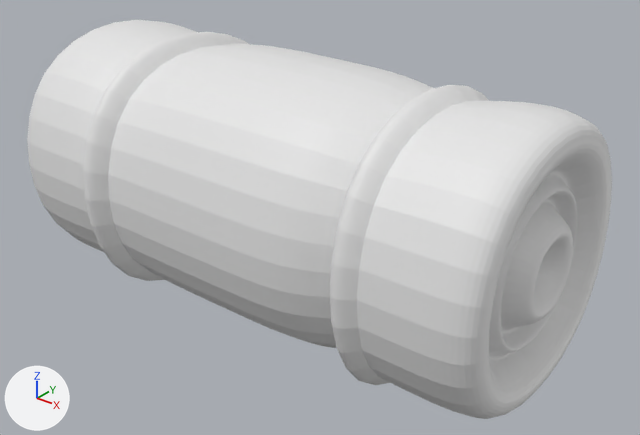
The FBX model Assets/Art/Models/SleepingBagModel.fbx as it was, and as the next commit left it.
Rendered twice from a 50 mm lens placed at (1.807, -2.139, 1.251), pointed at (0.083, 0.016, -0.085). The lights are fixed; the arrows at lower left show +X, +Y and +Z. The older version comes first. Where no turn or scale is listed for an object, it has been applied to the vertices.

The older version as bpy lines, for what is in view:
```python
me_mesh = bpy.data.meshes.new('Mesh')
me_mesh.from_pydata(...)  # 7042 vertices, 7040 faces; spans x -0.96..0.95, y -0.51..0.5, z -0.47..0.47
me_mesh.materials.append(mat_material)  # white #e7e7e7
ob_cube = bpy.data.objects.new('Cube', me_mesh)
ob_cube.location = (0.0, 0.0, 0.0)
```
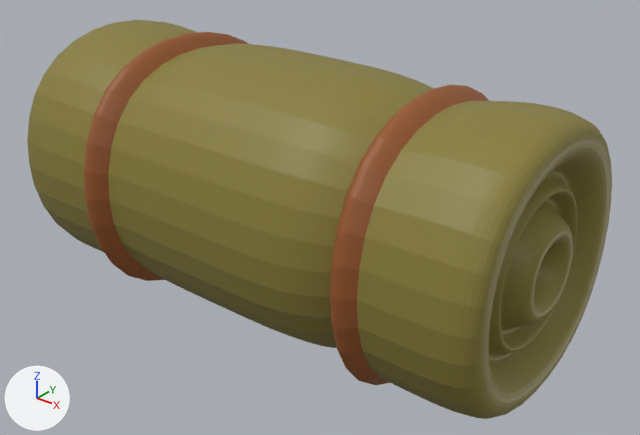
Changed parts and their boxes [x1, y1, x2, y2] in the pictures (640 x 435 px):
part 1 of me_mesh, recoloured (white to yellow)
    both: [27, 20, 612, 419]
part 2 of me_mesh, recoloured (white to brown)
    both: [84, 32, 248, 281]
part 3 of me_mesh, recoloured (white to brown)
    both: [330, 85, 489, 385]

The change, as a diff of the scene's bpy script:
```diff
--- a/Assets/Art/Models/SleepingBagModel.fbx.py
+++ b/Assets/Art/Models/SleepingBagModel.fbx.py
@@ mat_straps @@
+mat_straps = principled_material('Straps')
+mat_straps.base_color = (0.307, 0.0946, 0.022)  # brown #965729
@@ mat_sleepingbag @@
+mat_sleepingbag = principled_material('SleepingBag')
+mat_sleepingbag.base_color = (0.245, 0.206, 0.0409)  # yellow #887d39
@@ me_mesh @@
 me_mesh.from_pydata(...)  # 7042 vertices, 7040 faces; spans x -0.96..0.95, y -0.51..0.5, z -0.47..0.47
 # used by ob_cube; location = (0.0, 0.0, 0.0)
+# me_mesh part 1: 6016 of the faces centred in x -0.96..0.95, y -0.46..0.46, z -0.45..0.45 switch from mat_material (white #e7e7e7) to mat_sleepingbag (yellow #887d39)
+# me_mesh part 2: 512 of the faces centred in x -0.56..-0.45, y -0.5..0.5, z -0.46..0.46 switch from mat_material (white #e7e7e7) to mat_straps (brown #965729)
+# me_mesh part 3: 512 of the faces centred in x 0.47..0.59, y -0.49..0.47, z -0.47..0.47 switch from mat_material (white #e7e7e7) to mat_straps (brown #965729)
```
